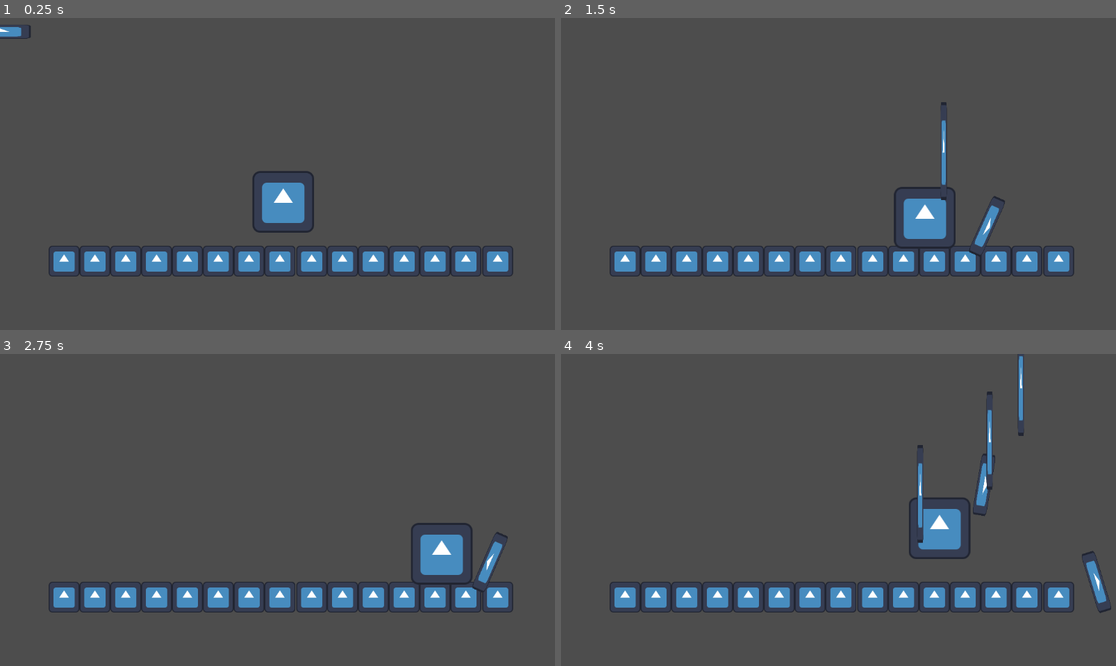
Above: before the commit, frames 1-4 (two rows, left to right).
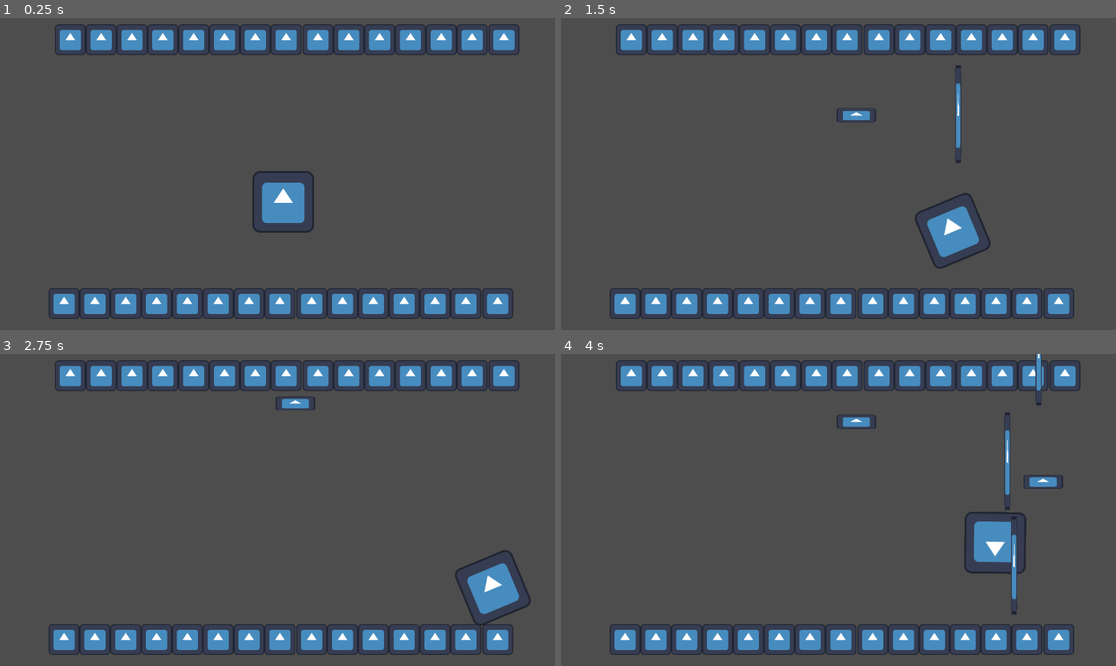
Above: after the commit, the same moments.

Repository: zergreen/godot-projectile
Game: Godot game, scene res://scenes/levels/level.tscn
Same seed, same stepped clock (60 frames per second), same inputs: the game is played once before the commit and once after it. The engine's default icon, where the game draws it, is replaced by a stand-in: a white triangle on a blue panel in a dark square.
Inputs (mouse positions are in pixels of both pictures, inside the frame that each line leads up to):
- Up to frame 1 (0.25 s): no input
- Up to frame 2 (1.5 s): move the mouse to (960, 158) at 0.52 s; hold Right (ui_right) 0.53-1.28 s; tap Q (secondary key) at 0.6 s; move the mouse to (727, 189) at 1.27 s; hold Down (ui_down) from 1.28 s (still down); tap Space (primary key) at 1.35 s
- Up to frame 3 (2.75 s): tap Q (secondary key) at 1.55, 2.1 s; move the mouse to (333, 441) at 2.02 s; release Down (ui_down) at 2.03 s; hold Right (ui_right) from 2.03 s (still down)
- Up to frame 4 (4 s): move the mouse to (810, 572) at 2.77 s; release Right (ui_right) at 2.78 s; hold Up (ui_up) 2.78-3.53 s; tap Q (secondary key) at 2.85, 3.8 s; move the mouse to (1005, 556) at 3.52 s; hold Left (ui_left) from 3.53 s (still down); hold Space (primary key) from 3.53 s (still down)

The runs differ from the first frame. In frame 1, 15% of the frame differs, in the area x 0-94%, y 2-97%; in frame 2, 17%; in frame 3, 17%; in frame 4, 19%, in the area x 8-100%, y 0-97%.

Commit message:
v1

Diff:
--- a/global.gd
+++ b/global.gd
@@ -1,6 +1,6 @@
 extends Node
 
-var global_position = 0
+var global_position: Vector2 = Vector2.ZERO
 
 # Called when the node enters the scene tree for the first time.
 func _ready():
--- a/scenes/levels/level.gd
+++ b/scenes/levels/level.gd
@@ -9,11 +9,12 @@
 #	add_child(laser)
 	laser.position = Global.global_position
 	$Projectiles.add_child(laser)
-	print(Global.global_position)
+#	print(Global.global_position)
 #	print(laser.position)
 
 
-func _on_player_bomb_sig():
+func _on_player_bomb_sig(pos):
 	var boomb = boomb_scene.instantiate()
-	boomb.position = $Player.position
+	boomb.position = pos
+	boomb.linear_velocity = Vector2.UP * 100
 	$Projectiles.add_child(boomb)
--- a/scenes/levels/level.tscn
+++ b/scenes/levels/level.tscn
@@ -1,15 +1,14 @@
-[gd_scene load_steps=5 format=3 uid="uid://bgjc6xnpw0epb"]
+[gd_scene load_steps=4 format=3 uid="uid://bgjc6xnpw0epb"]
 
 [ext_resource type="Script" path="res://scenes/levels/level.gd" id="1_u1r8i"]
 [ext_resource type="PackedScene" uid="uid://cj0qr7uolwmxn" path="res://scenes/players/player.tscn" id="3_6rr67"]
 [ext_resource type="PackedScene" uid="uid://cewyvnsyw84r5" path="res://scenes/projectiles/wall.tscn" id="4_48oha"]
-[ext_resource type="PackedScene" uid="uid://c2dlx164o1pmt" path="res://scenes/projectiles/boomb.tscn" id="4_t7uwv"]
 
 [node name="Level" type="Node2D"]
 script = ExtResource("1_u1r8i")
 
 [node name="Wall" parent="." instance=ExtResource("4_48oha")]
-position = Vector2(197, 505)
+position = Vector2(197, 593)
 
 [node name="Wall5" parent="Wall" instance=ExtResource("4_48oha")]
 position = Vector2(320, 0)
@@ -56,12 +55,58 @@
 [node name="Wall16" parent="Wall" instance=ExtResource("4_48oha")]
 position = Vector2(514, 0)
 
+[node name="WallOver" parent="." instance=ExtResource("4_48oha")]
+position = Vector2(210, 45)
+
+[node name="Wall5" parent="WallOver" instance=ExtResource("4_48oha")]
+position = Vector2(320, 0)
+
+[node name="Wall6" parent="WallOver" instance=ExtResource("4_48oha")]
+position = Vector2(384, 0)
+
+[node name="Wall7" parent="WallOver" instance=ExtResource("4_48oha")]
+position = Vector2(192, 0)
+
+[node name="Wall8" parent="WallOver" instance=ExtResource("4_48oha")]
+position = Vector2(256, 0)
+
+[node name="Wall3" parent="WallOver" instance=ExtResource("4_48oha")]
+position = Vector2(64, 0)
+
+[node name="Wall4" parent="WallOver" instance=ExtResource("4_48oha")]
+position = Vector2(128, 0)
+
+[node name="Wall2" parent="WallOver" instance=ExtResource("4_48oha")]
+position = Vector2(-64, 0)
+
+[node name="Wall9" parent="WallOver" instance=ExtResource("4_48oha")]
+position = Vector2(384, 0)
+
+[node name="Wall10" parent="WallOver" instance=ExtResource("4_48oha")]
+position = Vector2(836, 0)
+
+[node name="Wall11" parent="WallOver" instance=ExtResource("4_48oha")]
+position = Vector2(706, 0)
+
+[node name="Wall12" parent="WallOver" instance=ExtResource("4_48oha")]
+position = Vector2(770, 0)
+
+[node name="Wall13" parent="WallOver" instance=ExtResource("4_48oha")]
+position = Vector2(578, 0)
+
+[node name="Wall14" parent="WallOver" instance=ExtResource("4_48oha")]
+position = Vector2(642, 0)
+
+[node name="Wall15" parent="WallOver" instance=ExtResource("4_48oha")]
+position = Vector2(450, 0)
+
+[node name="Wall16" parent="WallOver" instance=ExtResource("4_48oha")]
+position = Vector2(514, 0)
+
 [node name="Player" parent="." instance=ExtResource("3_6rr67")]
 position = Vector2(588, 382)
 
 [node name="Projectiles" type="Node2D" parent="."]
 
-[node name="Boomb" parent="." instance=ExtResource("4_t7uwv")]
-
 [connection signal="bomb_sig" from="Player" to="." method="_on_player_bomb_sig"]
 [connection signal="laser_sig" from="Player" to="." method="_on_player_laser_sig"]
--- a/scenes/players/player.gd
+++ b/scenes/players/player.gd
@@ -7,7 +7,7 @@
 var can_grenade: bool = true
 
 signal laser_sig
-signal bomb_sig
+signal bomb_sig(pos)
 
 func _ready():
 	pass
@@ -35,7 +35,11 @@
 		print("Boom")
 		can_grenade = false
 		$GrenadeTimer.start()
-		bomb_sig.emit()
+		var pos = $MarkerLaserPostion.get_children()[0].global_position
+		bomb_sig.emit(pos)
+
+		# rotate
+		look_at(get_global_mouse_position())
 
 
 func move():
--- a/scenes/projectiles/boomb.tscn
+++ b/scenes/projectiles/boomb.tscn
@@ -1,16 +1,24 @@
-[gd_scene load_steps=3 format=3 uid="uid://c2dlx164o1pmt"]
+[gd_scene load_steps=4 format=3 uid="uid://c2dlx164o1pmt"]
 
 [ext_resource type="Texture2D" uid="uid://csofp31tjc263" path="res://icon.svg" id="1_sfi3t"]
 
+[sub_resource type="PhysicsMaterial" id="PhysicsMaterial_m5otb"]
+friction = 10.0
+bounce = 0.4
+
 [sub_resource type="CircleShape2D" id="CircleShape2D_4fiyu"]
-radius = 42.4264
+radius = 25.02
 
 [node name="Boomb" type="RigidBody2D"]
+physics_material_override = SubResource("PhysicsMaterial_m5otb")
+gravity_scale = 2.66454e-15
+linear_velocity = Vector2(100, 2.08165e-12)
+angular_damp = 1.6
 
 [node name="CollisionShape2D" type="CollisionShape2D" parent="."]
 shape = SubResource("CircleShape2D_4fiyu")
 
 [node name="Icon" type="Sprite2D" parent="."]
-position = Vector2(2.08165e-12, 2.08165e-12)
-scale = Vector2(1, 0.231)
+position = Vector2(2.38419e-07, 2.1684e-19)
+scale = Vector2(0.640625, 0.231)
 texture = ExtResource("1_sfi3t")
--- a/scenes/projectiles/laser.tscn
+++ b/scenes/projectiles/laser.tscn
@@ -8,7 +8,6 @@
 
 [node name="Laser" type="Area2D"]
 script = ExtResource("1_mfwms")
-speed = 500
 
 [node name="CollisionShape2D" type="CollisionShape2D" parent="."]
 shape = SubResource("CapsuleShape2D_1ab0g")
